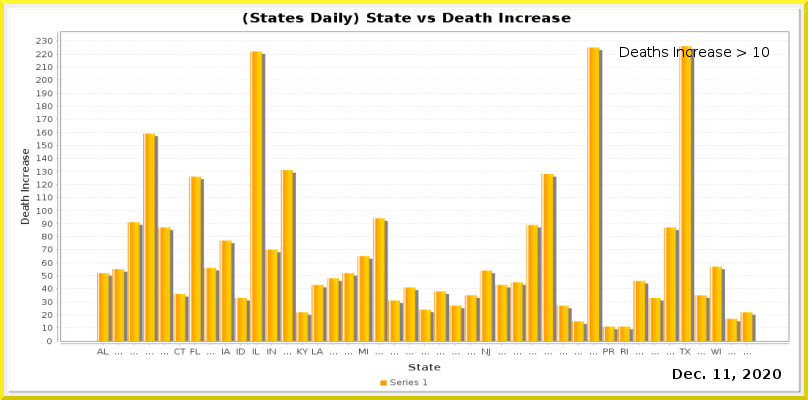
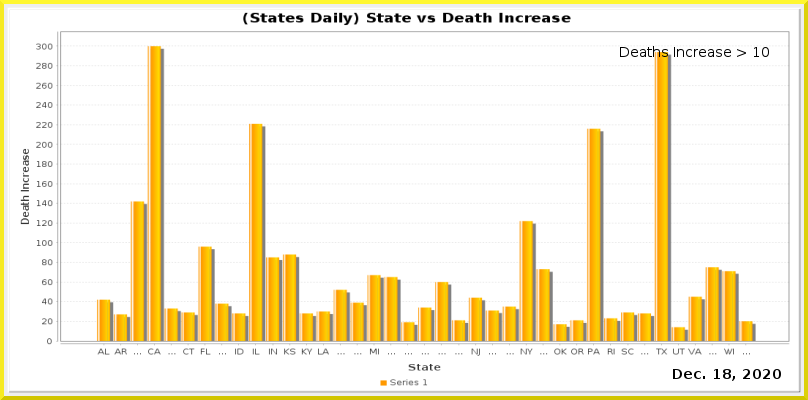
Comparing the layer stacks of the two 808px x 400px images. Changes:
painted on "Current Date" over [723, 369, 731, 379]
painted on "Date_vs_TestIncrease.png" over [36, 37, 789, 356]
